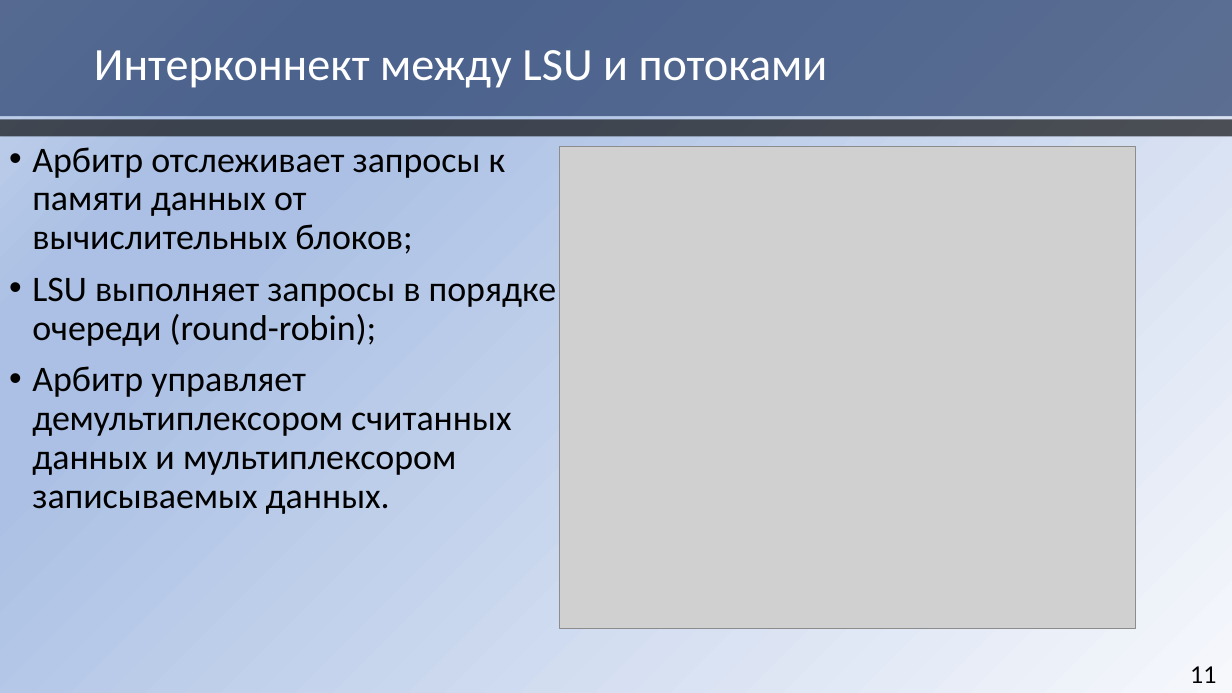
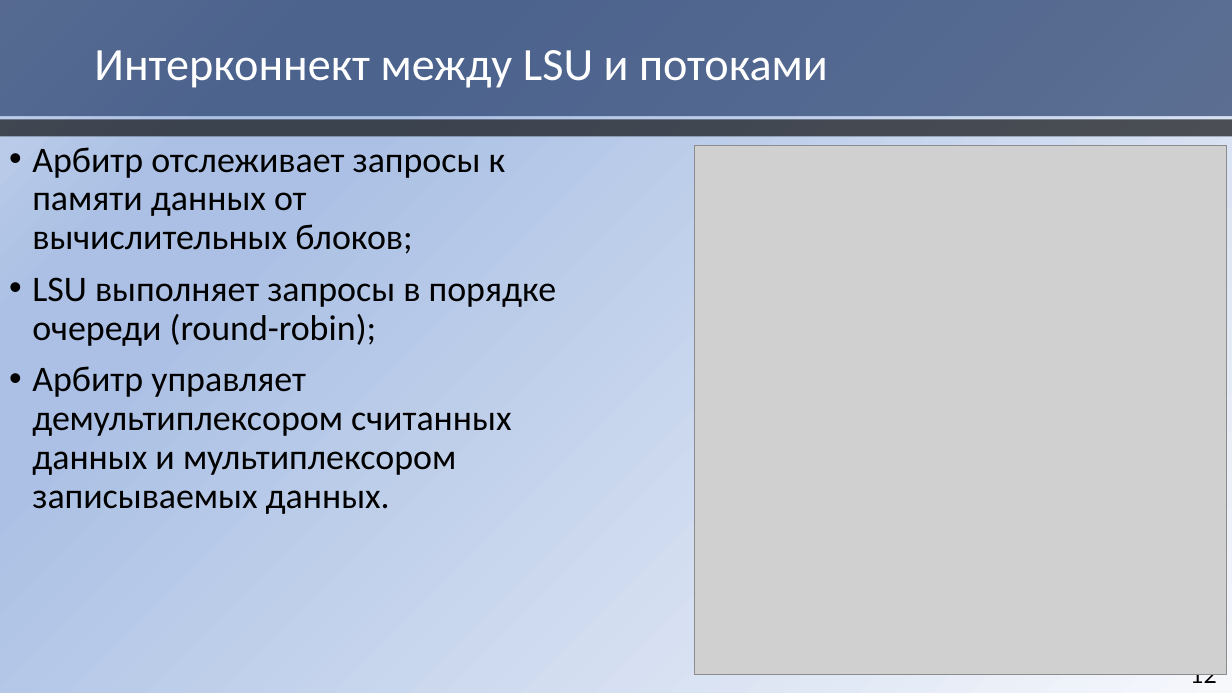
Before and after one commit to HaMeNopeDiot/hardware_gpu, a slide deck: slide 12 of docs/starukhin_dissertation/magister_pres.pptx (slide 11 before the commit). Drawn at 1232x693 pixels with LibreOffice and Linux fonts; fonts in the diff are those of the drawing; grey boxes stand for pictures. Boxes give left, top, right and bottom in pixels: in the first picture for what was removed or moved away, otherwise in the second. Text is boxed around its words. In the diff, an @@ line names an element or a change of style, - is before the commit and + after.

```diff
--- a/docs/starukhin_dissertation/magister_pres.pptx
+++ b/docs/starukhin_dissertation/magister_pres.pptx
@@ picture: place and size @@
-picture at (559,147,1136,629)
+picture at (694,145,1226,675)
@@ page number at (1190,674,1217,689): text changed @@
-11
+12
```
Also in this commit, not shown: 5 other slides changed, 2 slides added, 1 other file.
